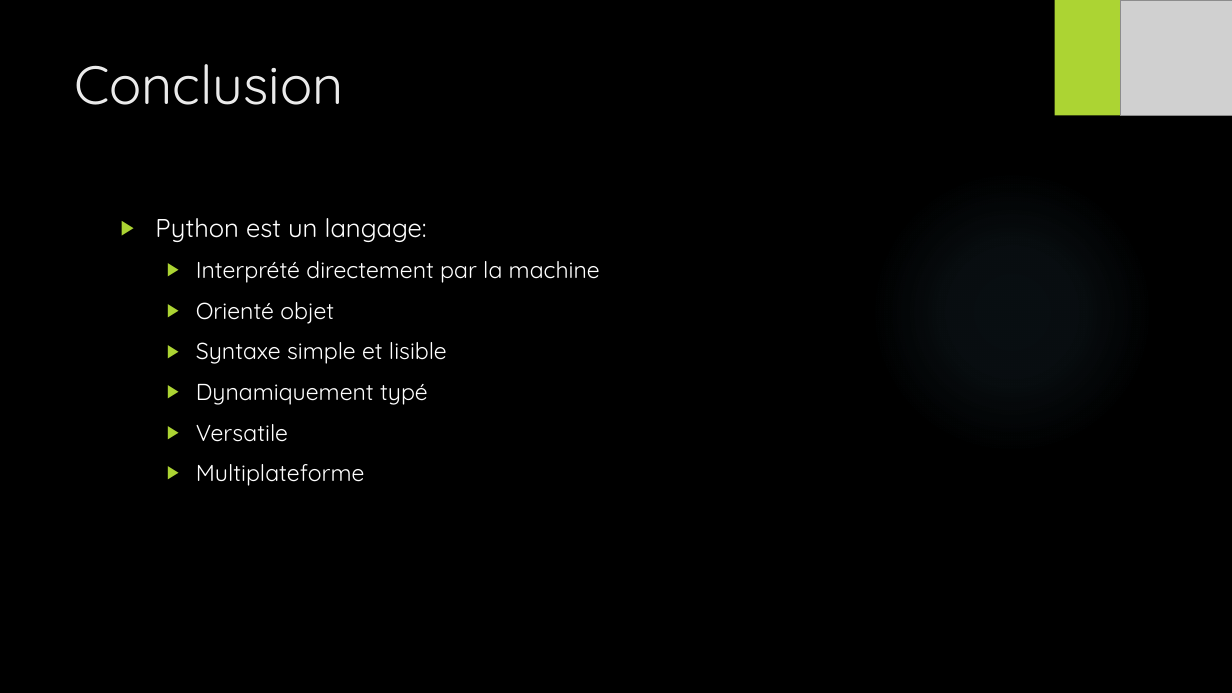
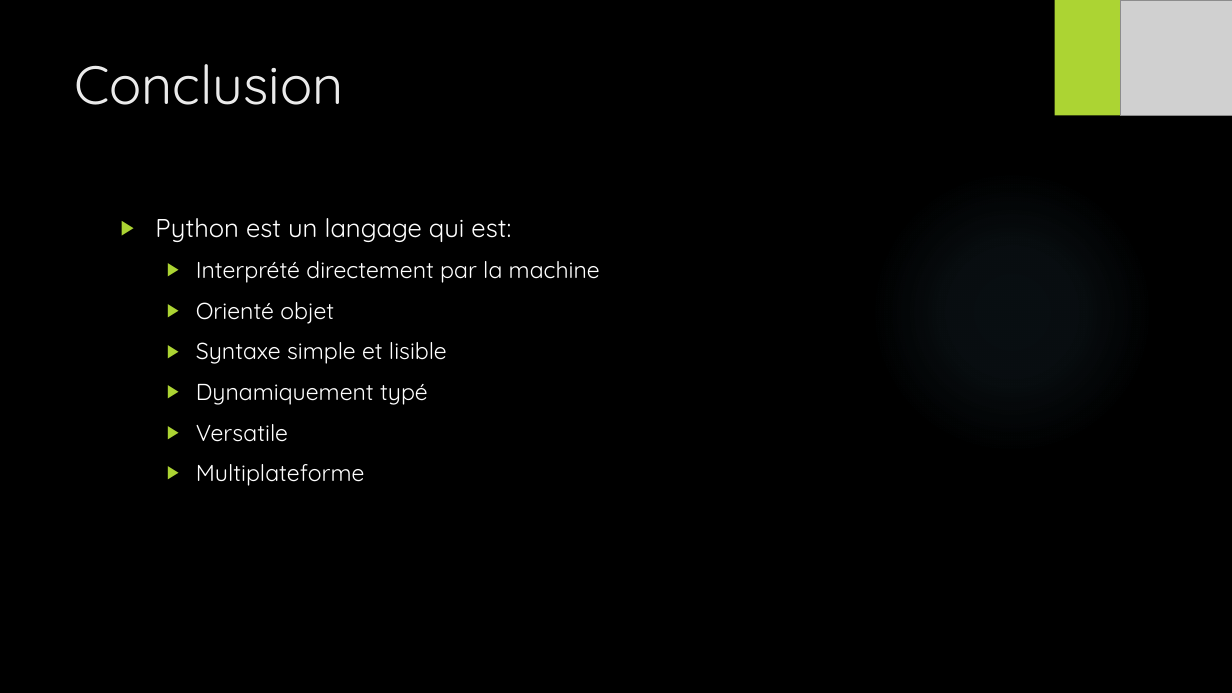
Before and after one commit to At0micTurtle/App_Bourse, a slide deck: slide 13 of Présentation Python.pptx (slide 15 before the commit). Drawn at 1232x693 pixels with LibreOffice and Linux fonts; fonts in the diff are those of the drawing; grey boxes stand for pictures; background and template pictures are left out. Boxes give left, top, right and bottom in pixels: in the first picture for what was removed or moved away, otherwise in the second. Text is boxed around its words. In the diff, an @@ line names an element or a change of style, - is before the commit and + after.

```diff
--- a/Présentation Python.pptx
+++ b/Présentation Python.pptx
@@ text at (155, 218, 511, 242): text changed @@
-▶ Python est un langage:
+▶ Python est un langage qui est:
```
Also in this commit, not shown: 2 other slides changed, 3 slides added, 5 slides removed.
